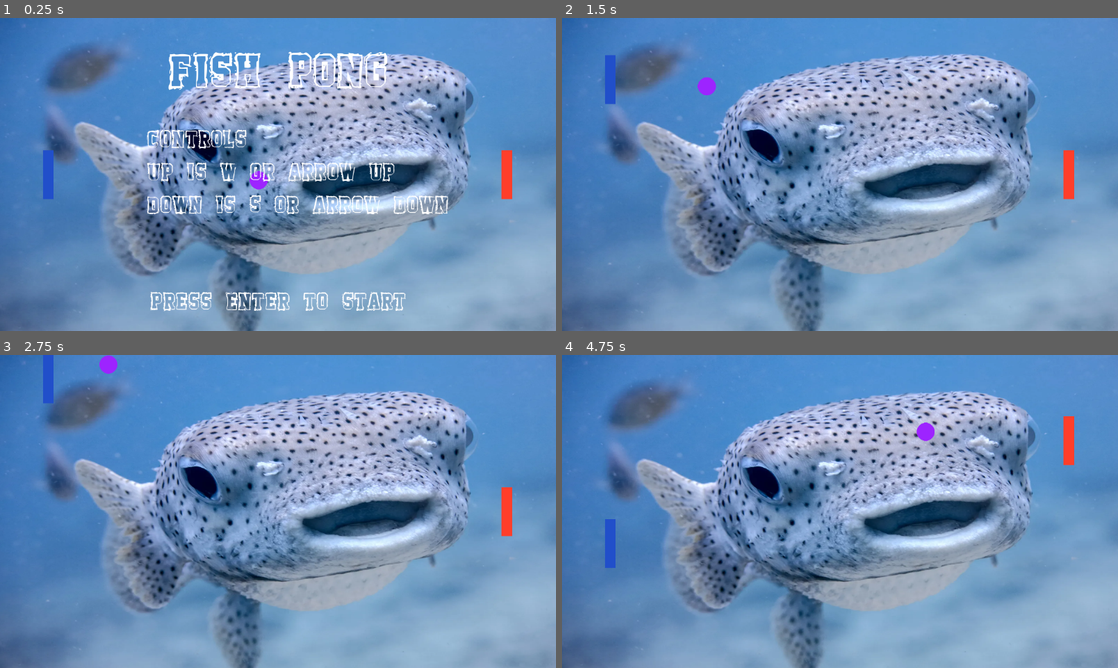
Above: before the commit, frames 1-4 (two rows, left to right).
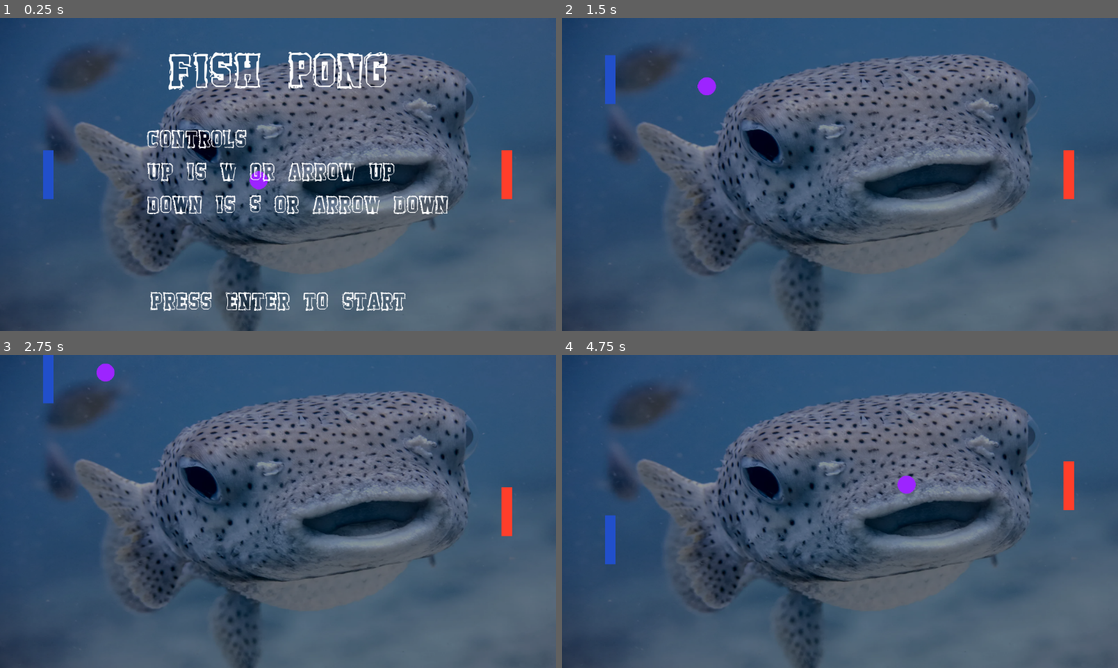
Above: after the commit, the same moments.

Repository: evilduck95/pong
Game: Godot game, scene res://pong.tscn
Two runs of this game, one before a commit and one after it. Both use one fixed random seed, a clock stepped at 60 frames per second and the inputs below. Video files are missing from this copy of the repository; at most half a second of black plays in their place.
Inputs (mouse positions are in pixels of both pictures, inside the frame that each line leads up to):
- Up to frame 1 (0.25 s): no input
- Up to frame 2 (1.5 s): tap Enter (ui_accept) at 0.5, 0.77 s; move the mouse to (962, 158) at 0.52 s; hold W 0.53-1.28 s; click (962, 158) at 0.6 s; move the mouse to (728, 190) at 1.27 s; hold S from 1.28 s (still down); click (728, 190) at 1.35 s
- Up to frame 3 (2.75 s): tap Enter (ui_accept) at 1.52 s; move the mouse to (333, 442) at 2.02 s; release S at 2.03 s; hold W from 2.03 s (still down); click (333, 442) at 2.1 s
- Up to frame 4 (4.75 s): move the mouse to (812, 574) at 2.77 s; click (812, 574) at 2.85 s; tap Enter (ui_accept) at 3.02, 3.77, 4.52 s; move the mouse to (1006, 558) at 3.52 s; release W at 3.53 s; hold S from 3.53 s (still down); click (1006, 558) at 3.6 s; move the mouse to (673, 464) at 4.27 s; click (673, 464) at 4.35 s

The runs differ from the first frame. In frame 1, 96% of the frame differs, in the area x 0-100%, y 0-100%; in frame 2, 99%; in frame 3, 99%; in frame 4, 99%.

Commit message:
Improvements for mouse control

Diff:
--- a/audio_stream_player.gd
+++ b/audio_stream_player.gd
@@ -1,5 +1,10 @@
 extends AudioStreamPlayer
+
+var last_play = 0
 
 
 func _on_ball_body_entered(body: Node) -> void:
-	play(0)
+	var timestamp = Time.get_ticks_msec()
+	if timestamp - last_play > 200:
+		play(0)
+		last_play = timestamp
--- a/background_video.gd
+++ b/background_video.gd
@@ -10,3 +10,7 @@
 
 func _on_ball_dead() -> void:
 	playing = true
+
+
+func _on_mouse_input_mouse_entered() -> void:
+	print("enter")
--- a/player.gd
+++ b/player.gd
@@ -9,15 +9,26 @@
 var player_2_keys = [KEY_UP, KEY_DOWN]
 var player_keys
 
+var mouse_held = false
+
 func _ready() -> void:
 	if self.get_meta("player_1"):
 		player_keys = player_1_keys
 	else:
 		player_keys = player_2_keys
 
+func _process(delta: float) -> void:
+	if Input.is_action_just_pressed("click"):
+		mouse_held = true
+		print("Click")
+	elif Input.is_action_just_released("click"):
+		mouse_held = false
+		print("Un-Click")
+
 func _physics_process(delta: float) -> void:
-	var move_up = Input.is_key_pressed(player_keys[0])
-	var move_down = Input.is_key_pressed(player_keys[1])
+	var mouse_position_y = get_global_mouse_position().y
+	var move_up = Input.is_key_pressed(player_keys[0]) or (mouse_held and mouse_position_y < position.y)
+	var move_down = Input.is_key_pressed(player_keys[1]) or (mouse_held and mouse_position_y > position.y)
 	if move_up:
 		self.apply_force(Vector2.UP * SPEED)
 	if move_down:
--- a/pong.tscn
+++ b/pong.tscn
@@ -70,6 +70,7 @@
 shape = SubResource("SegmentShape2D_c24hc")
 
 [node name="Sprite2D" type="Sprite2D" parent="Arena"]
+modulate = Color(0.589096, 0.589096, 0.589096, 1)
 position = Vector2(576.5, 325.5)
 scale = Vector2(0.724375, 0.550126)
 texture = ExtResource("3_lbmkl")
--- a/project.godot
+++ b/project.godot
@@ -19,6 +19,18 @@
 
 window/stretch/mode="viewport"
 
+[input]
+
+click={
+"deadzone": 0.5,
+"events": [Object(InputEventMouseButton,"resource_local_to_scene":false,"resource_name":"","device":-1,"window_id":0,"alt_pressed":false,"shift_pressed":false,"ctrl_pressed":false,"meta_pressed":false,"button_mask":0,"position":Vector2(0, 0),"global_position":Vector2(0, 0),"factor":1.0,"button_index":1,"canceled":false,"pressed":false,"double_click":false,"script":null)
+]
+}
+
+[input_devices]
+
+pointing/emulate_touch_from_mouse=true
+
 [physics]
 
 2d/default_gravity_vector=Vector2(0, 0)
Not shown, changed: export_presets.cfg
Not shown, changed: web-export/index.html
Not shown, changed: web-export/index.pck
